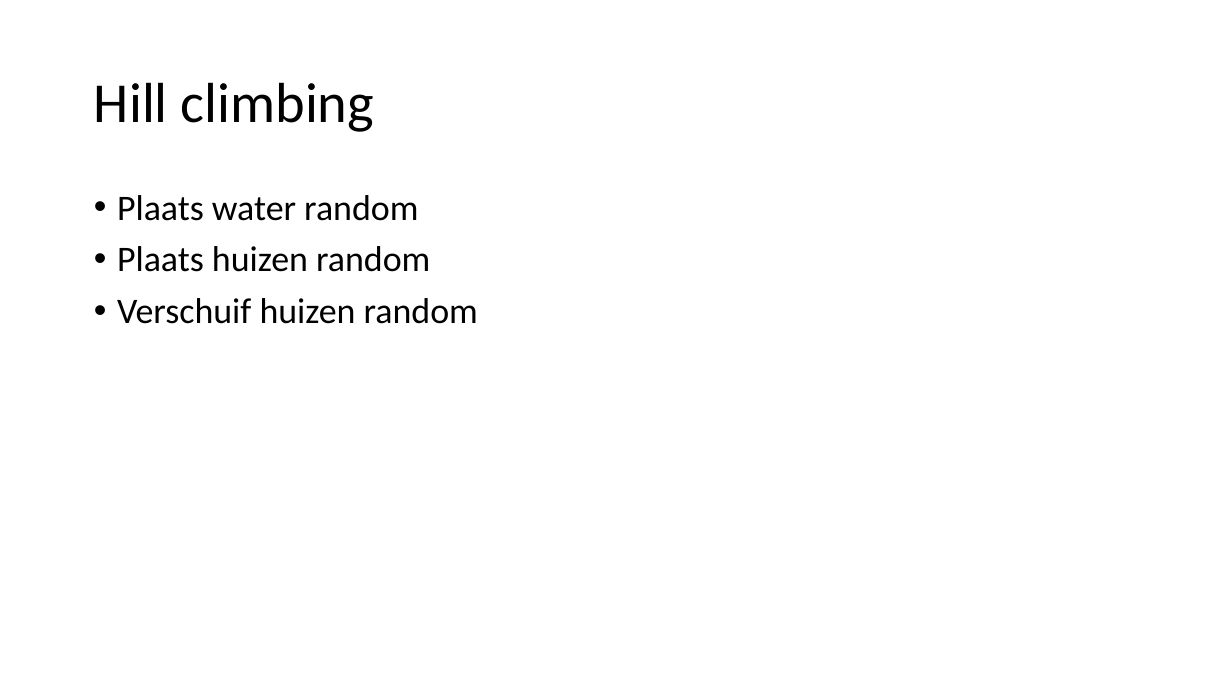
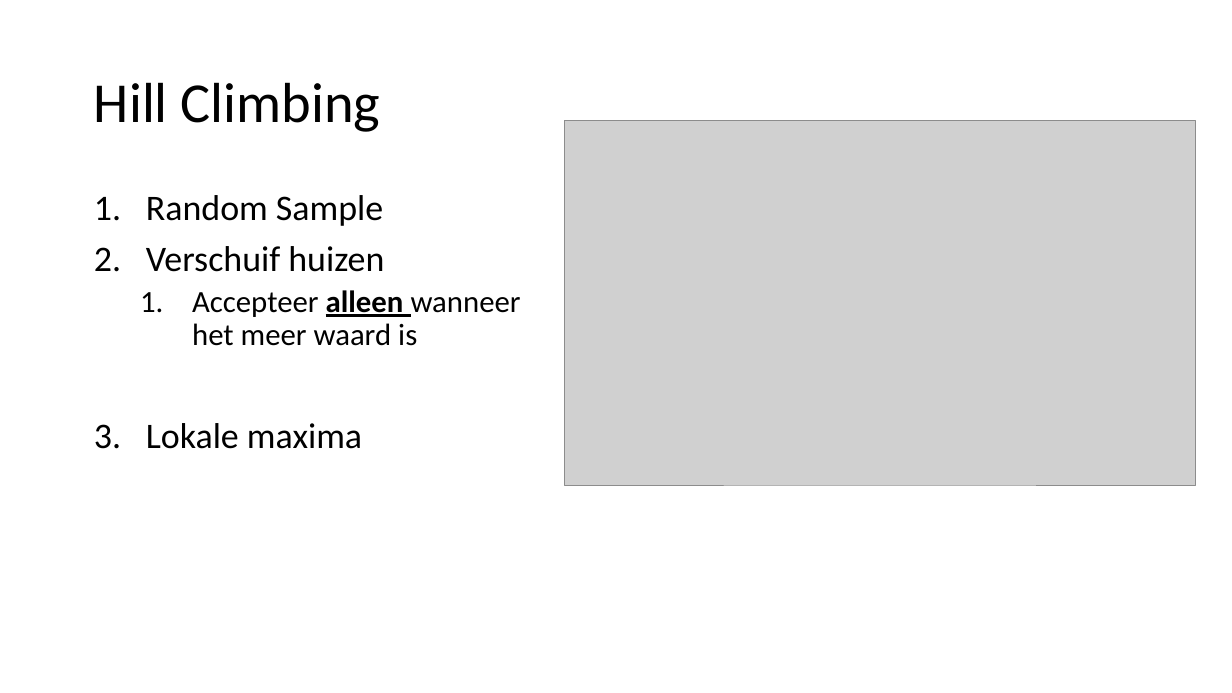
Before and after one commit to TammeThijs/Heuristics, a slide deck: slide 9 of Presentation2.pptx. Drawn at 1232x693 pixels with LibreOffice and Linux fonts; fonts in the diff are those of the drawing; grey boxes stand for pictures; background and template pictures are left out. Boxes give left, top, right and bottom in pixels: in the first picture for what was removed or moved away, otherwise in the second. Text is boxed around its words. In the diff, an @@ line names an element or a change of style, - is before the commit and + after.

```diff
--- a/Presentation2.pptx
+++ b/Presentation2.pptx
@@ title at [94, 82, 381, 132]: text changed @@
-Hill climbing
+Hill Climbing
@@ picture added at [565, 121, 1196, 485] @@
@@ text at [146, 195, 521, 449]: text changed @@
-• Plaats water random
-• Plaats huizen random
-• Verschuif huizen random
+1. Random Sample
+2. Verschuif huizen
+  1. Accepteer alleen wanneer het meer waard is
+3. Lokale maxima
```
Also in this commit, not shown: 8 other slides changed, 4 slides added, 2 slides removed, 1 other file.
